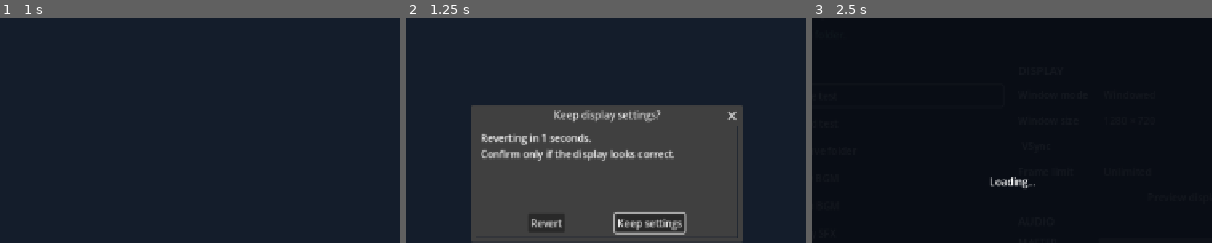
Above: before the commit, frames 1-3 (left to right).
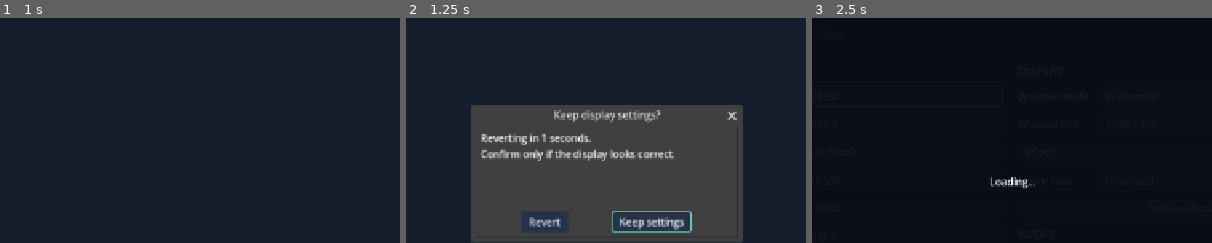
Above: after the commit, the same moments.

Repository: harpuria/godot-pc-template
Game: Godot game, scene res://tests/integration.tscn
The game is run twice, just before and just after one commit, with the same random seed, the same clock (stepped at 60 frames per second) and the same inputs. This scene is started directly instead of the project's main scene.
Inputs (mouse positions are % of the whole screen's width and height, from its top left):
- Up to frame 1 (1 s): tap Enter (ui_accept) at 0.5, 0.77 s; move the mouse to (72, 45) at 0.52 s; hold D (move_right) from 0.53 s (still down); tap E at 0.6 s; click (72, 45) at 0.67 s
- Up to frame 2 (1.25 s): keep holding D (move_right)
- Up to frame 3 (2.5 s): move the mouse to (30, 55) at 1.27 s; release D (move_right) at 1.28 s; hold S (move_down) 1.28-2.03 s; tap Space (primary_action) at 1.35 s; tap Enter (ui_accept) at 1.52, 2 s; tap E at 1.55, 2.3 s; move the mouse to (60, 28) at 2.02 s; hold D (move_right) from 2.03 s (still down); tap U (test_interact) at 2.1 s
The pictures show only the part of the screen within x 25-75%, y 14-64%; the shares and areas given below are measured in that part.

Frame 1 is identical in both runs. In frame 2, 2.8% of the frame differs, in the area x 29-72%, y 85-97%; in frame 3, less than 0.1%.
Error before the commit: Invalid access to property or key 'progress' on a base object of type 'Dictionary'. (res://tests/integration.gd:112)
Error after the commit: Invalid access to property or key 'progress' on a base object of type 'Dictionary'. (res://tests/integration.gd:121)

Commit message:
Add game skeleton, editor bus layout and default theme
- game/main.tscn + main.gd: first-scene skeleton with PauseMenu and a
  quit confirmation already wired.
- game/game_init.gd: valid init hook with commented examples for save
  migrations and register_action; config/game.cfg now points to it.
- default_bus_layout.tres defines BGM/SFX/UI so they appear in the
  editor's bus dropdowns (AudioManager keeps its runtime fallback).
- ui/theme/default_theme.tres set as gui/theme/custom: button, option
  and panel styles that games can restyle.
- Tests cover the skeleton scene, init hook, bus layout and theme.

Co-Authored-By: Claude Opus 5.5 <noreply@anthropic.com>
Claude-Session: https://claude.ai/code/session_01WmNWBsH2idDUNSkUbD8Xub

Diff:
--- a/config/game.cfg
+++ b/config/game.cfg
@@ -7,7 +7,7 @@
 macos_bundle="com.example.pctemplate"
 main_scene="res://scenes/main.tscn"
 ; RefCounted의 before_app_initialize() -> Dictionary가 {"error": OK}를 반환해야 진입한다.
-init_script=""
+init_script="res://game/game_init.gd"
 
 [display]
 viewport_width=1280
--- /dev/null
+++ b/default_bus_layout.tres
@@ -0,0 +1,21 @@
+[gd_resource type="AudioBusLayout" format=3]
+
+[resource]
+bus/1/name = &"BGM"
+bus/1/solo = false
+bus/1/mute = false
+bus/1/bypass_fx = false
+bus/1/volume_db = 0.0
+bus/1/send = &"Master"
+bus/2/name = &"SFX"
+bus/2/solo = false
+bus/2/mute = false
+bus/2/bypass_fx = false
+bus/2/volume_db = 0.0
+bus/2/send = &"Master"
+bus/3/name = &"UI"
+bus/3/solo = false
+bus/3/mute = false
+bus/3/bypass_fx = false
+bus/3/volume_db = 0.0
+bus/3/send = &"Master"
--- /dev/null
+++ b/game/game_init.gd
@@ -0,0 +1,19 @@
+## 게임 초기화 hook이다. App 초기화와 저장 읽기 전에 한 번 실행된다.
+## 저장 schema·migration, 설정에서 바꿀 게임 입력 action, 검증한 스토어 Adapter를 여기서 등록한다.
+extends RefCounted
+
+func before_app_initialize() -> Dictionary:
+	# 저장 구조를 바꾸면 버전을 올리고 이전 버전의 변환 함수를 등록한다.
+	# SaveManager.schema_version = 2
+	# SaveManager.register_migration(1, func(old: Dictionary) -> Dictionary:
+	# 	old["difficulty"] = "normal"
+	# 	return old)
+
+	# 설정 화면에서 바꿀 수 있는 게임 action을 추가한다.
+	# Project Settings → Input Map에 이미 정의한 action은 기본 입력 인수를 생략한다.
+	# var error := InputManager.register_action(&"interact", [DefaultInput.key(KEY_E), DefaultInput.button(JOY_BUTTON_X)])
+	# if error != OK:
+	# 	return {"error": error}
+
+	# 실패하면 {"error": ERR_...}를 반환한다. 게임 진입이 차단되고 화면에 오류가 표시된다.
+	return {"error": OK}
--- /dev/null
+++ b/game/main.gd
@@ -0,0 +1,11 @@
+## 게임의 첫 장면 골격이다. 이 장면에 게임을 만들기 시작한다. pause 메뉴와 창 닫기 확인이 연결되어 있다.
+extends Node
+
+func _ready() -> void:
+	# Esc / 게임패드 Start로 여는 공통 pause 메뉴(계속하기·설정·종료).
+	add_child(PauseMenu.new())
+	# 창 닫기(X)를 누르면 저장 후 종료를 확인한다. 연결하지 않으면 확인 없이 저장 후 종료한다.
+	App.quit_requested.connect(_on_quit_requested)
+
+func _on_quit_requested() -> void:
+	App.dialogs.confirm_quit()
--- /dev/null
+++ b/game/main.tscn
@@ -0,0 +1,17 @@
+[gd_scene load_steps=2 format=3]
+
+[ext_resource type="Script" path="res://game/main.gd" id="1"]
+
+[node name="Main" type="Node"]
+script = ExtResource("1")
+
+[node name="Hint" type="Label" parent="."]
+anchors_preset = 15
+anchor_right = 1.0
+anchor_bottom = 1.0
+grow_horizontal = 2
+grow_vertical = 2
+text = "game/main.tscn
+Build your game here. Esc / Start opens the pause menu."
+horizontal_alignment = 1
+vertical_alignment = 1
--- a/project.godot
+++ b/project.godot
@@ -40,6 +40,10 @@
 window/stretch/aspect="expand"
 window/size/min_width=960
 window/size/min_height=540
+
+[gui]
+
+theme/custom="res://ui/theme/default_theme.tres"
 
 [input]
 
--- a/tests/integration.gd
+++ b/tests/integration.gd
@@ -62,6 +62,11 @@
 	_check(App.store.unlock_achievement("UNKNOWN") == ERR_INVALID_PARAMETER, "Logical ID validation")
 	_check(App.store.open_overlay("invalid") == ERR_INVALID_PARAMETER, "Overlay page validation")
 	_check(preload("res://scenes/bootstrap.gd").run_init_script("") == OK, "Empty init hook allowed")
+	_check(GameConfig.value("app", "init_script") == "res://game/game_init.gd" \
+		and preload("res://scenes/bootstrap.gd").run_init_script("res://game/game_init.gd") == OK, "Game init skeleton is wired and valid")
+	_check(ResourceLoader.exists("res://default_bus_layout.tres") and AudioServer.get_bus_index("BGM") == 1 \
+		and AudioServer.get_bus_index("SFX") == 2 and AudioServer.get_bus_index("UI") == 3, "Editor-visible bus layout provides BGM/SFX/UI")
+	_check(load(str(ProjectSettings.get_setting("gui/theme/custom", ""))) is Theme, "Project default theme loads")
 	_check(preload("res://scenes/bootstrap.gd").run_init_script("res://game/missing.gd") == ERR_FILE_NOT_FOUND, "Missing hook rejected")
 	_save_checks()
 	_settings_checks()
@@ -89,6 +94,10 @@
 	await SceneManager.transition_completed
 	_check(get_tree().current_scene.scene_file_path == "res://scenes/transition_demo.tscn", "Second scene entered")
 	_check(App.store == store_instance and SaveManager.data.get("recovered") == true, "Managers persist across scenes")
+	_check(SceneManager.change_scene("res://game/main.tscn") == OK, "Game skeleton scene accepted")
+	await SceneManager.transition_completed
+	_check(get_tree().current_scene.scene_file_path == "res://game/main.tscn" \
+		and get_tree().current_scene.get_children().any(func(child: Node): return child is PauseMenu), "Game skeleton enters with pause menu")
 	await get_tree().process_frame
 	if not "--capture" in args:
 		_cleanup(_directory)
--- /dev/null
+++ b/ui/theme/default_theme.tres
@@ -0,0 +1,84 @@
+[gd_resource type="Theme" format=3]
+
+[sub_resource type="StyleBoxFlat" id="StyleBoxFlat_5fv0i"]
+content_margin_left = 12.0
+content_margin_top = 6.0
+content_margin_right = 12.0
+content_margin_bottom = 6.0
+bg_color = Color(0.10980392, 0.14117648, 0.2, 1)
+corner_radius_top_left = 4
+corner_radius_top_right = 4
+corner_radius_bottom_right = 4
+corner_radius_bottom_left = 4
+
+[sub_resource type="StyleBoxFlat" id="StyleBoxFlat_mcy2b"]
+draw_center = false
+border_width_left = 2
+border_width_top = 2
+border_width_right = 2
+border_width_bottom = 2
+border_color = Color(0.5019608, 0.8352941, 0.7137255, 1)
+corner_radius_top_left = 4
+corner_radius_top_right = 4
+corner_radius_bottom_right = 4
+corner_radius_bottom_left = 4
+
+[sub_resource type="StyleBoxFlat" id="StyleBoxFlat_w0row"]
+content_margin_left = 12.0
+content_margin_top = 6.0
+content_margin_right = 12.0
+content_margin_bottom = 6.0
+bg_color = Color(0.18039216, 0.2509804, 0.3764706, 1)
+corner_radius_top_left = 4
+corner_radius_top_right = 4
+corner_radius_bottom_right = 4
+corner_radius_bottom_left = 4
+
+[sub_resource type="StyleBoxFlat" id="StyleBoxFlat_i47mx"]
+content_margin_left = 12.0
+content_margin_top = 6.0
+content_margin_right = 12.0
+content_margin_bottom = 6.0
+bg_color = Color(0.14117648, 0.19607843, 0.2901961, 1)
+corner_radius_top_left = 4
+corner_radius_top_right = 4
+corner_radius_bottom_right = 4
+corner_radius_bottom_left = 4
+
+[sub_resource type="StyleBoxFlat" id="StyleBoxFlat_abvy7"]
+content_margin_left = 12.0
+content_margin_top = 6.0
+content_margin_right = 12.0
+content_margin_bottom = 6.0
+bg_color = Color(0.105882354, 0.14901961, 0.21960784, 1)
+corner_radius_top_left = 4
+corner_radius_top_right = 4
+corner_radius_bottom_right = 4
+corner_radius_bottom_left = 4
+
+[sub_resource type="StyleBoxFlat" id="StyleBoxFlat_ywhkj"]
+content_margin_left = 24.0
+content_margin_top = 24.0
+content_margin_right = 24.0
+content_margin_bottom = 24.0
+bg_color = Color(0.09411765, 0.13333334, 0.2, 1)
+corner_radius_top_left = 8
+corner_radius_top_right = 8
+corner_radius_bottom_right = 8
+corner_radius_bottom_left = 8
+
+[resource]
+default_font_size = 16
+Button/colors/font_disabled_color = Color(1, 1, 1, 0.4)
+Button/styles/disabled = SubResource("StyleBoxFlat_5fv0i")
+Button/styles/focus = SubResource("StyleBoxFlat_mcy2b")
+Button/styles/hover = SubResource("StyleBoxFlat_w0row")
+Button/styles/normal = SubResource("StyleBoxFlat_i47mx")
+Button/styles/pressed = SubResource("StyleBoxFlat_abvy7")
+OptionButton/colors/font_disabled_color = Color(1, 1, 1, 0.4)
+OptionButton/styles/disabled = SubResource("StyleBoxFlat_5fv0i")
+OptionButton/styles/focus = SubResource("StyleBoxFlat_mcy2b")
+OptionButton/styles/hover = SubResource("StyleBoxFlat_w0row")
+OptionButton/styles/normal = SubResource("StyleBoxFlat_i47mx")
+OptionButton/styles/pressed = SubResource("StyleBoxFlat_abvy7")
+PanelContainer/styles/panel = SubResource("StyleBoxFlat_ywhkj")
Not shown, added: game/game_init.gd.uid
Not shown, added: game/main.gd.uid
